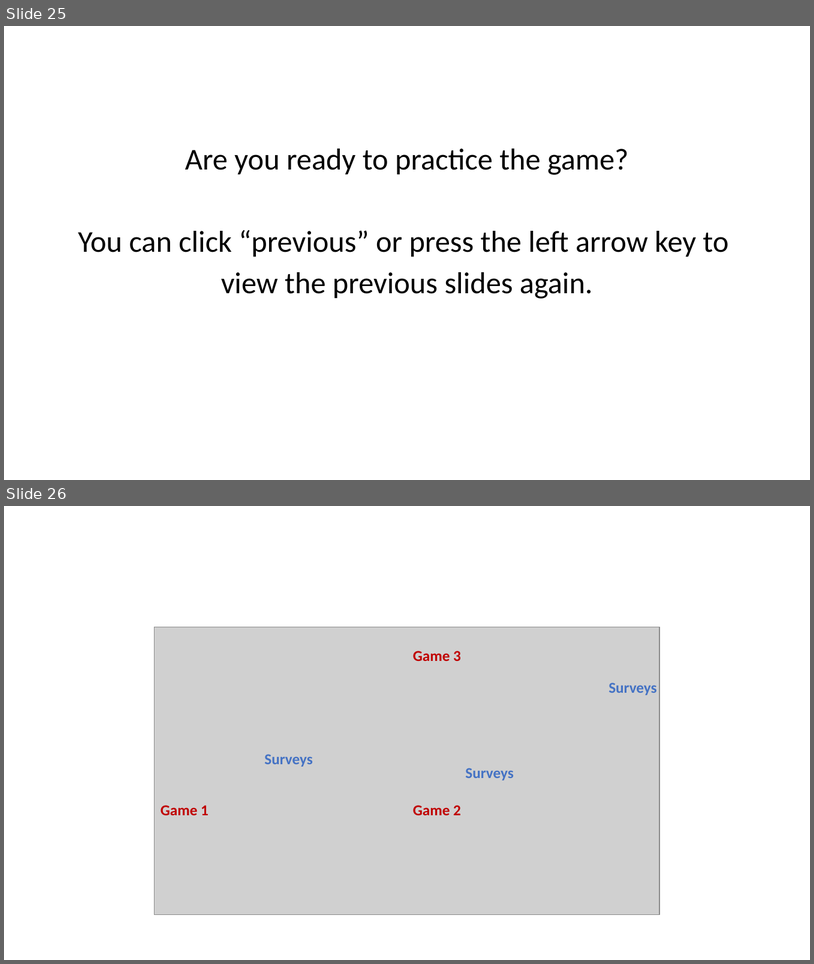
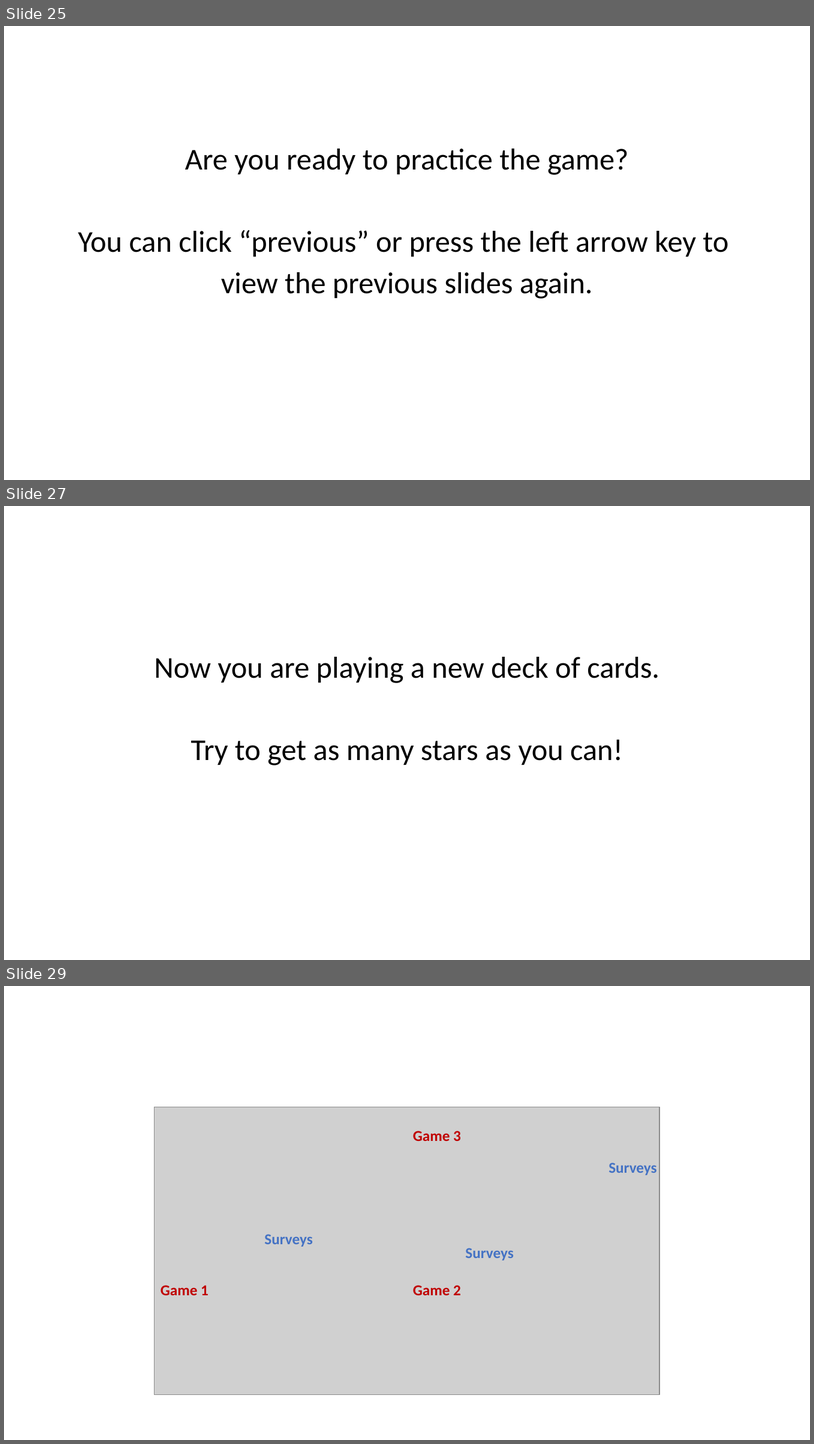
Before and after one commit to LillianXu2019/LUX-RL, a slide deck: images/task_instructions_lux.pptx. Shown one above the other, each under a label of ours: slides 25 and 26 before the commit, slides 25, 27 and 29 after it; the slides between them are not shown. The pictures are 814x964 and 814x1444 pixels, drawn with LibreOffice and Linux fonts; fonts in the diff are those of the drawing; grey boxes stand for pictures. Boxes give left, top, right and bottom in pixels: in the first picture for what was removed or moved away, otherwise in the second. Text is boxed around its words. In the diff, an @@ line names an element or a change of style, - is before the commit and + after.

```diff
--- a/images/task_instructions_lux.pptx
+++ b/images/task_instructions_lux.pptx
@@ slide 27 added at (4,506,810,960), background #FFFFFF @@
@@ text added at (154,657,660,765), 36 pt, text #000000 @@
+Now you are playing a new deck of cards.
+Try to get as many stars as you can!
@@ what was slide 26 is now slide 29 @@
```
Also in this commit, not shown: 3 slides changed, 2 other slides added, 1 other file.
